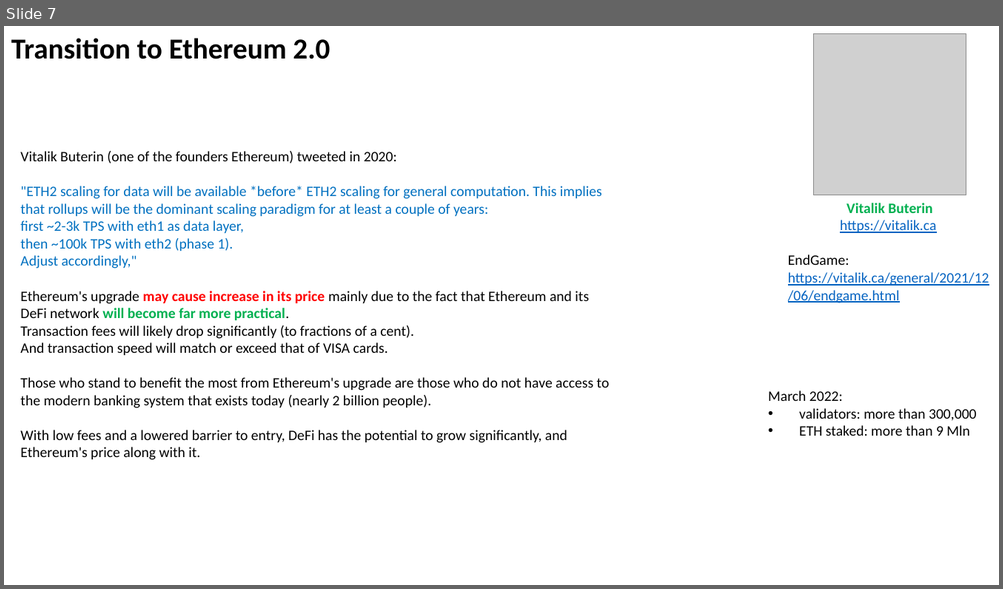
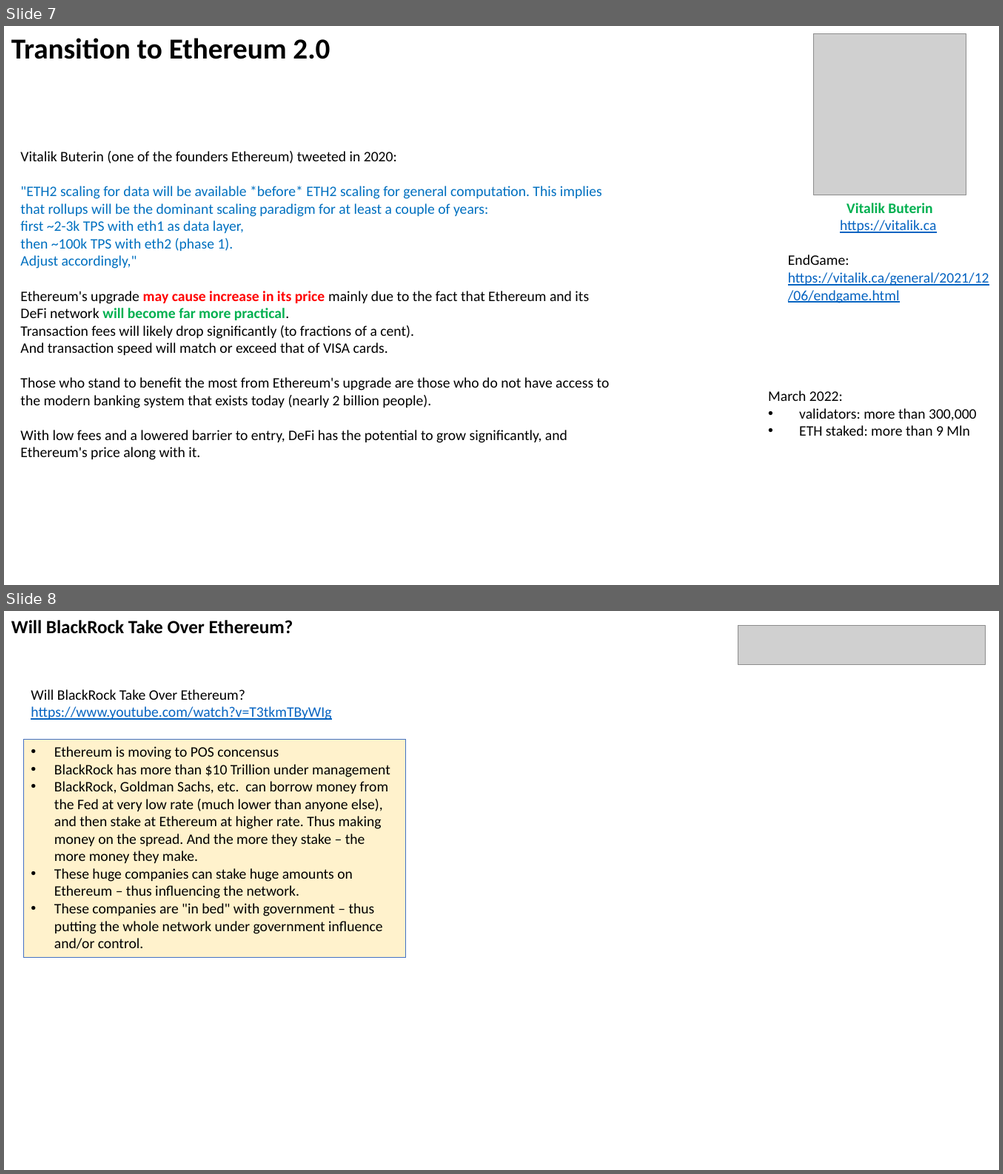
Before and after one commit to lselector/crypto, a slide deck: crypto_02_Ether_POS.pptx. Shown one above the other, each under a label of ours: slide 7 before the commit, slides 7 and 8 after it. The pictures are 1003x589 and 1003x1174 pixels, drawn with LibreOffice and Linux fonts; fonts in the diff are those of the drawing; grey boxes stand for pictures. Boxes give left, top, right and bottom in pixels: in the first picture for what was removed or moved away, otherwise in the second. Text is boxed around its words. In the diff, an @@ line names an element or a change of style, - is before the commit and + after.

Commit message:
update

```diff
--- a/crypto_02_Ether_POS.pptx
+++ b/crypto_02_Ether_POS.pptx
@@ slide 8 added at <box>4,611,999,1170</box>, background #FFFFFF @@
@@ text added at <box>11,620,293,634</box>, 18 pt, text #000000, bold @@
+Will BlackRock Take Over Ethereum?
@@ picture added at <box>737,625,985,665</box> @@
@@ text added at <box>31,689,331,720</box>, 14 pt, text #0563C1, underline @@
+Will BlackRock Take Over Ethereum?
+https://www.youtube.com/watch?v=T3tkmTByWIg
@@ rectangle added at <box>23,739,405,958</box>, fill #FFF2CC, outline #4472C4 0.75 pt, 14 pt, text #000000 @@
+• Ethereum is moving to POS concensus
+• BlackRock has more than $10 Trillion under management
+• BlackRock, Goldman Sachs, etc. can borrow money from the Fed at very low rate (much lower than anyone else), and then stake at Ethereum at higher rate. Thus making money on the spread. And the more they stake – the more money they make.
+• These huge companies can stake huge amounts on Ethereum – thus influencing the network.
+• These companies are "in bed" with government – thus putting the whole network under government influence and/or control.
```
